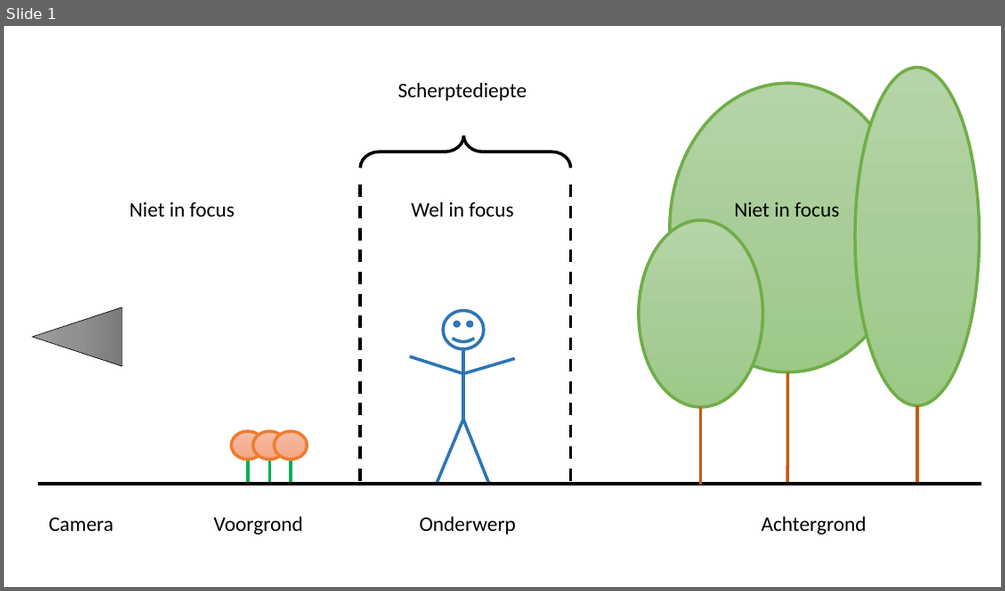
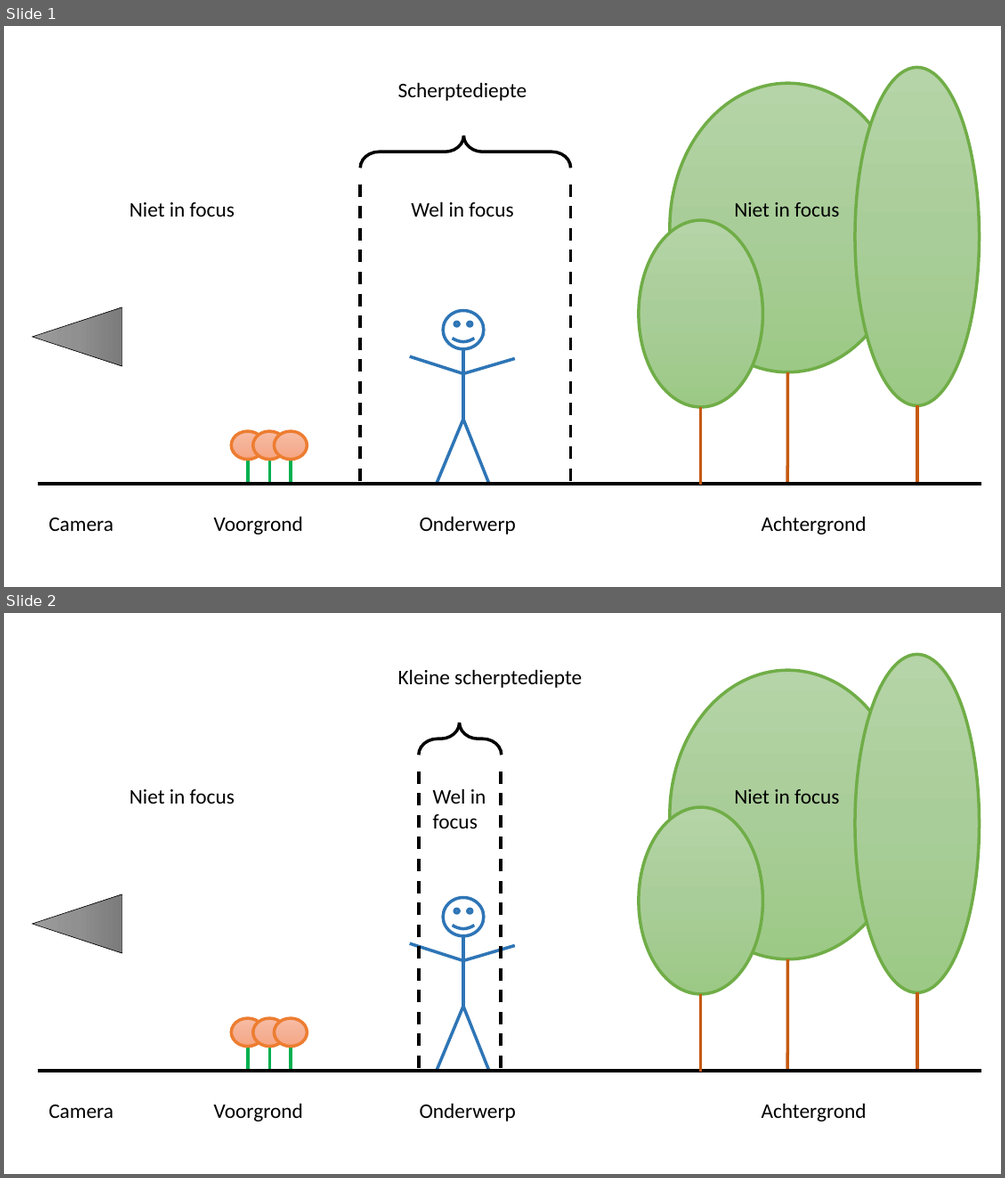
Before and after one commit to marcduiker/presentations-photography, a slide deck: resources/Scherptediepte.pptx. Shown one above the other, each under a label of ours: slide 1 before the commit, slides 1 and 2 after it. The pictures are 1005x591 and 1005x1178 pixels, drawn with LibreOffice and Linux fonts; fonts in the diff are those of the drawing. Boxes give left, top, right and bottom in pixels: in the first picture for what was removed or moved away, otherwise in the second. Text is boxed around its words. In the diff, an @@ line names an element or a change of style, - is before the commit and + after.

Commit message:
Nieuwe scherptediepte slides toegevoegd en les 2 content opnieuw ingedeeld.

```diff
--- a/resources/Scherptediepte.pptx
+++ b/resources/Scherptediepte.pptx
@@ slide 2 added at [4, 613, 1001, 1174], background #FFFFFF @@
@@ ellipse added at [855, 654, 979, 992], fill gradient #B5D5A7 to #AACE9A to #9CC987, outline #70AD47 3 pt @@
@@ text added at [398, 669, 582, 688], 20 pt, text #000000 @@
+Kleine scherptediepte
@@ ellipse added at [670, 670, 906, 958], fill gradient #B5D5A7 to #AACE9A to #9CC987, outline #70AD47 3 pt @@
@@ left brace added at [418, 723, 502, 755], outline #000000 3 pt @@
@@ line added from (419, 771) to (419, 1070), #000000 3 pt dashed @@
@@ line added from (502, 771) to (502, 1070), #000000 3 pt dashed @@
@@ text added at [129, 789, 235, 803], 20 pt, text #000000 @@
+Niet in focus
@@ text added at [433, 788, 486, 828], 20 pt, text #000000 @@
+Wel in focus
@@ text added at [734, 789, 839, 803], 20 pt, text #000000 @@
+Niet in focus
@@ ellipse added at [639, 807, 763, 995], fill gradient #B5D5A7 to #AACE9A to #9CC987, outline #70AD47 3 pt @@
@@ triangle added at [32, 893, 121, 953], fill gradient #9D9D9D to #909090 to #7C7C7C, outline #000000 0.5 pt @@
@@ line added from (788, 959) to (788, 1070), #C55A11 3 pt @@
@@ group added at [410, 897, 515, 1070]: 5 lines, 1 smiley face @@
@@ line added from (701, 994) to (701, 1072), #C55A11 3 pt @@
@@ line added from (917, 993) to (917, 1070), #C55A11 3 pt @@
@@ ellipse added at [231, 1018, 264, 1046], fill gradient #F7BDA5 to #F5B196 to #F8A582, outline #ED7D31 3 pt @@
@@ ellipse added at [253, 1018, 286, 1046], fill gradient #F7BDA5 to #F5B196 to #F8A582, outline #ED7D31 3 pt @@
@@ ellipse added at [274, 1018, 307, 1046], fill gradient #F7BDA5 to #F5B196 to #F8A582, outline #ED7D31 3 pt @@
@@ line added from (248, 1046) to (248, 1070), #00B050 3 pt @@
@@ line added from (269, 1046) to (269, 1070), #00B050 3 pt @@
@@ line added from (291, 1046) to (291, 1070), #00B050 3 pt @@
@@ line added from (38, 1070) to (981, 1070), #000000 3 pt @@
@@ text added at [48, 1104, 113, 1118], 20 pt, text #000000 @@
+Camera
@@ text added at [214, 1103, 303, 1121], 20 pt, text #000000 @@
+Voorgrond
@@ text added at [420, 1103, 516, 1121], 20 pt, text #000000 @@
+Onderwerp
@@ text added at [761, 1103, 866, 1121], 20 pt, text #000000 @@
+Achtergrond
```
Also in this commit, not shown: 3 other slides added, 10 other files.
